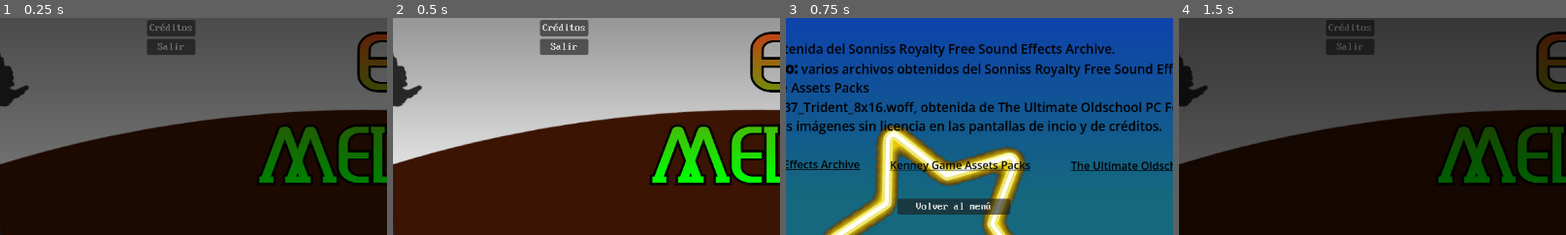
Above: before the commit, frames 1-4 (left to right).
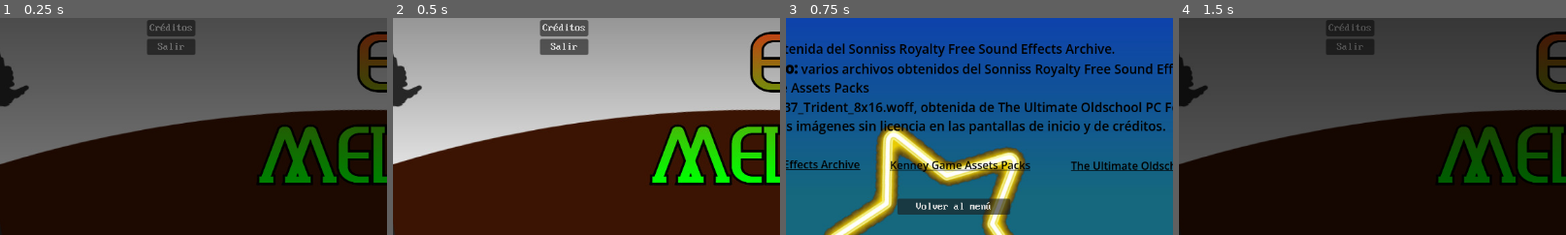
Above: after the commit, the same moments.

Repository: ManuelOteroFernandez/corujam2
Game: Godot game, scene res://ux/main_menu.tscn
The game is run twice, just before and just after one commit, with the same random seed, the same clock (stepped at 60 frames per second) and the same inputs.
Inputs:
- Up to frame 1 (0.25 s): no input
- Up to frame 2 (0.5 s): no input
- Up to frame 3 (0.75 s): click "Créditos" at 0.5 s
- Up to frame 4 (1.5 s): click "Volver al menú" at 1.25 s
The pictures show only the part of the screen within x 28-78%, y 48-98%; the shares and areas given below are measured in that part.

Frames 1-2 are identical in both runs. In frame 3, 0.7% of the frame differs, in the area x 70-98%, y 47-54%; in frame 4, nothing differs.

Commit message:
typo corrected
- Corregido un gazapo en los créditos.

Diff:
--- a/ux/credits_menu.tscn
+++ b/ux/credits_menu.tscn
@@ -79,7 +79,7 @@
 							- [b]Efectos de sonido:[/b] varios archivos obtenidos del Sonniss Royalty Free Sound Effects Archive y
 							de los Kenney Game Assets Packs
 							- [b]Tipografía:[/b] Web437_Trident_8x16.woff, obtenida de The Ultimate Oldschool PC Font Pack
-							- Se han usado varias imágenes sin licencia en las pantallas de incio y de créditos.
+							- Se han usado varias imágenes sin licencia en las pantallas de inicio y de créditos.
 "
 fit_content = true
 script = SubResource("GDScript_3g2t6")
